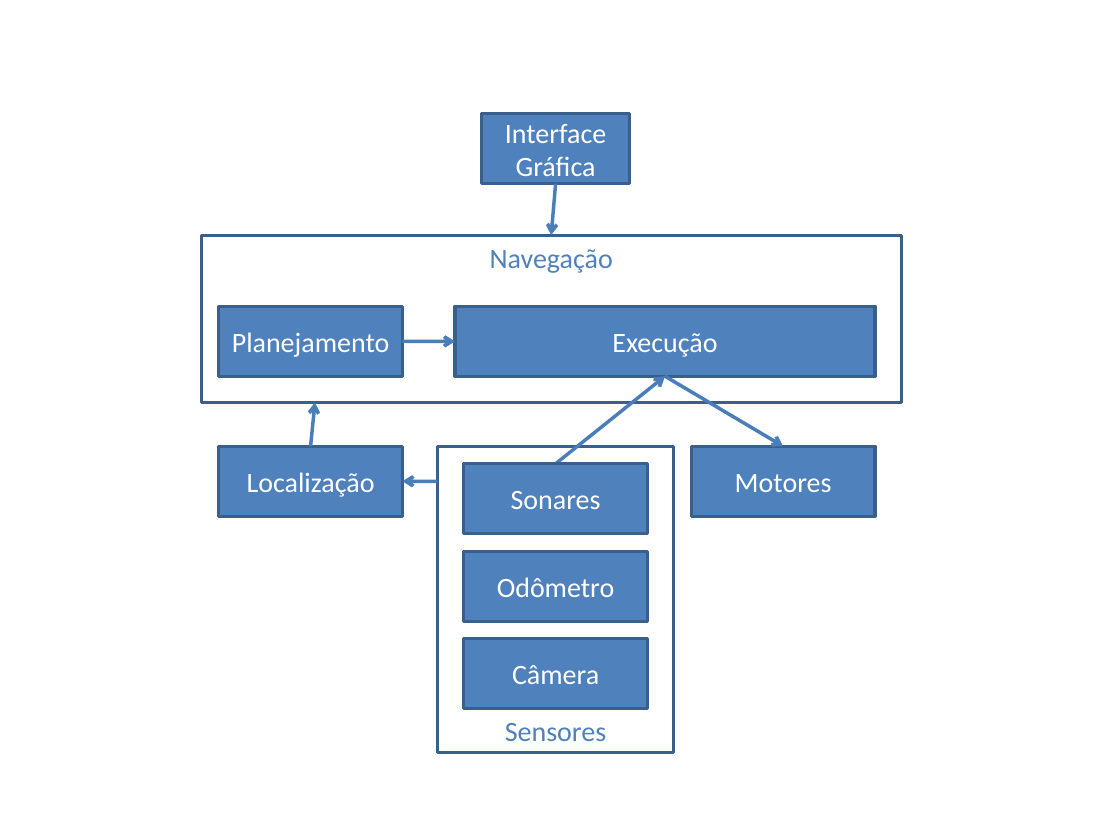
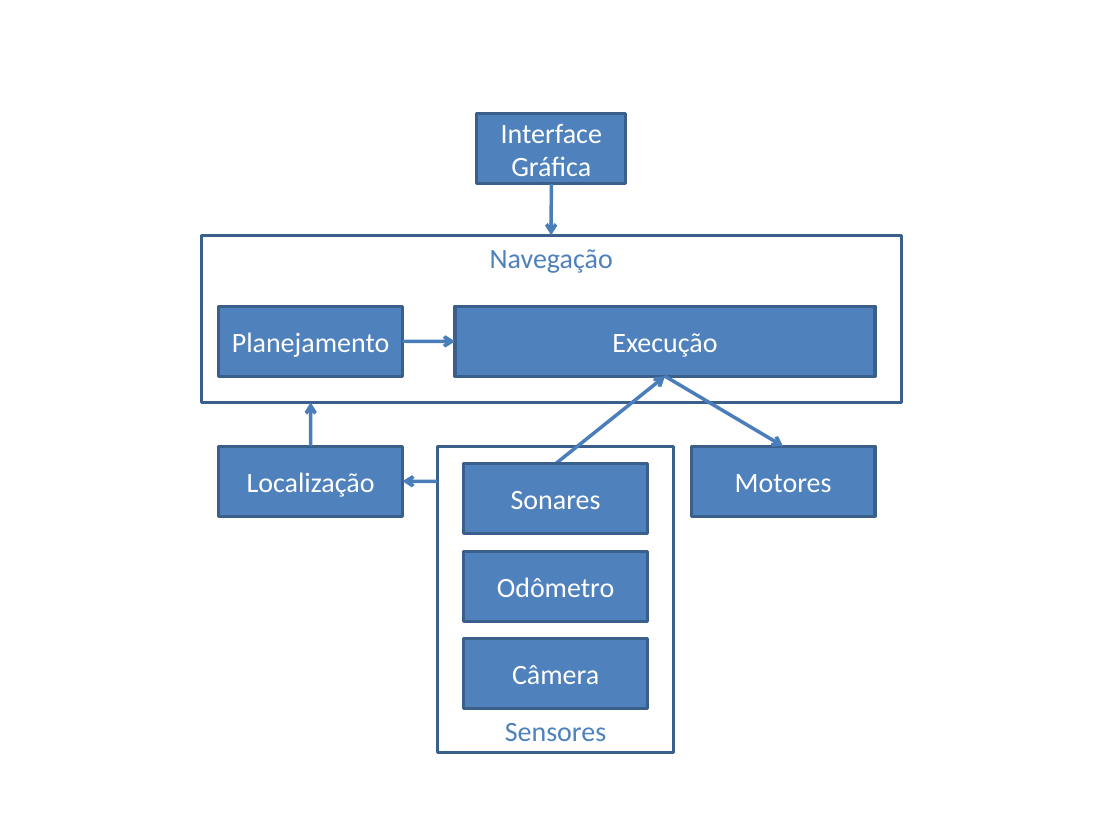
Before and after one commit to rafaelhdr/tccsauron, a slide deck: slide 1 of docs/arquiteturaGeral.pptx. Drawn at 1120x840 pixels with LibreOffice and Linux fonts; fonts in the diff are those of the drawing. Boxes give left, top, right and bottom in pixels: in the first picture for what was removed or moved away, otherwise in the second. Text is boxed around its words. In the diff, an @@ line names an element or a change of style, - is before the commit and + after.

```diff
--- a/docs/arquiteturaGeral.pptx
+++ b/docs/arquiteturaGeral.pptx
@@ rectangle "Interface Gráfica" moved from (x1=482, y1=114, x2=631, y2=185) to (x1=477, y1=114, x2=626, y2=185) @@
@@ arrow moved from (556, 184) - (551, 235) to (551, 184) - (551, 235) @@
@@ arrow moved from (310, 446) - (315, 402) to (310, 446) - (310, 402) @@
```
Also in this commit, not shown: 8 other files.
